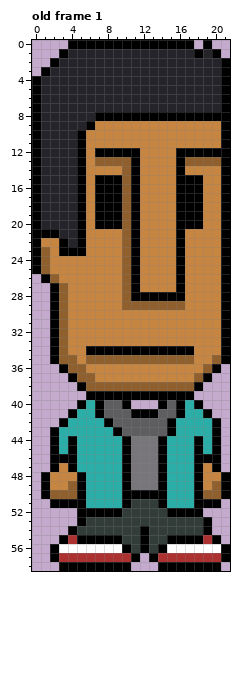
Edited in one commit: pixel-art file (graphics/characters/Friend.aseprite). Above, as it was before the edit.
64x64 pixels, 1 frame. Shown: old frame 1. The old version is drawn lined up with the new one, on the new canvas.
Once edited:
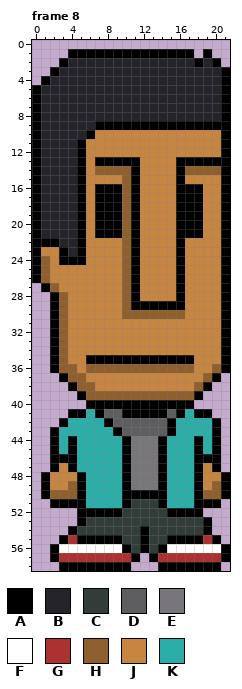
Palette (. is transparent): A #000000  B #25242b  C #323c39  D #5e5d5f  E #78767a  F #ffffff  G #ac3232  H #8f5f2d  J #c78542  K #2baea7
A new or re-ordered frame is compared with the old frame closest to it.
Difference:
canvas 64x64 -> 22x59, the old top-left corner now at -18,-1 (the part of the old canvas that was cut away was empty and is not shown)
frames 1 -> 8
Frame 8 is new; against old frame 1:
y 0: x 4..17 AAAAAAAAAAAAAA -> ..............; x 19 A -> .
y 1: x 3..20 ABBBBBBBBBBBBBBABA -> .AAAAAAAAAAAAAA.A.
y 2: x 2..3 AB -> .A; x 18 B -> A; x 20..21 BA -> A.
y 3: x 1..2 AB -> .A
y 4: x 0..1 AB -> .A
y 8: x 7..20 AAAAAAAAAAAAAA -> BBBBBBBBBBBBBB
y 9: x 6..20 AJJJJJJJJJJJJJJ -> BAAAAAAAAAAAAAA
y 10: x 5..6 AJ -> BA
y 12: x 7..11 AAAAA -> JJJJJ; x 16..20 AAAAA -> JJJJJ
y 13: x 7..10 HHHH -> AAAA; x 17..20 HHHH -> AAAA
y 14: x 7..9 JJJ -> HHH; x 17..20 JJJJ -> HHHH
y 15: x 7..9 AAA -> JJJ; x 17..18 AA -> JJ
y 21: x 1..2 AA -> BB; x 7..9 JJJ -> AAA; x 17..18 JJ -> AA
y 22: x 1..3 JJA -> AAB
y 23: x 1 H -> J; x 4 A -> B
y 24: x 3..5 JJJ -> AAA
y 26: x 0..2 .AH -> AHJ
y 27: x 1..3 .AH -> AHJ
y 28: x 12..15 AAAA -> JJJJ
y 29: x 11..16 HHHHHH -> AAAAAA
y 30: x 10..16 JJJJJJJ -> HHHHHHH
y 34: x 6..17 AAAAAAAAAAAA -> JJJJJJJJJJJJ
y 35: x 4 H -> J; x 6..17 HHHHHHHHHHHH -> AAAAAAAAAAAA; x 20 H -> J
y 36: x 2..3 .A -> AH; x 5..17 HJJJJJJJJJJJJ -> JHHHHHHHHHHHH; x 19..21 HA. -> JHA
y 37: x 3..4 .A -> AH; x 6 H -> J; x 18..20 HA. -> JHA
y 38: x 4..5 .A -> AH; x 7..19 HHHHHHHHHHHA. -> JJJJJJJJJJJHA
y 39: x 5..18 .AAAAAAAAAAAA. -> AHHHHHHHHHHHHA
y 40: x 5..6 AK -> .A; x 8..9 DD -> AA; x 11..13 ... -> AAA; x 15 D -> A; x 17..18 KA -> A.
y 41: x 5 K -> A; x 10 D -> A; x 14 D -> A; x 18 K -> A
Changed places in both pictures, as pixel boxes (x1, y1, x2, y2):
changed: (32, 40, 230, 85)
changed: (77, 112, 221, 184)
changed: (32, 229, 122, 292)
changed: (185, 229, 203, 238)
changed: (50, 292, 230, 418)
